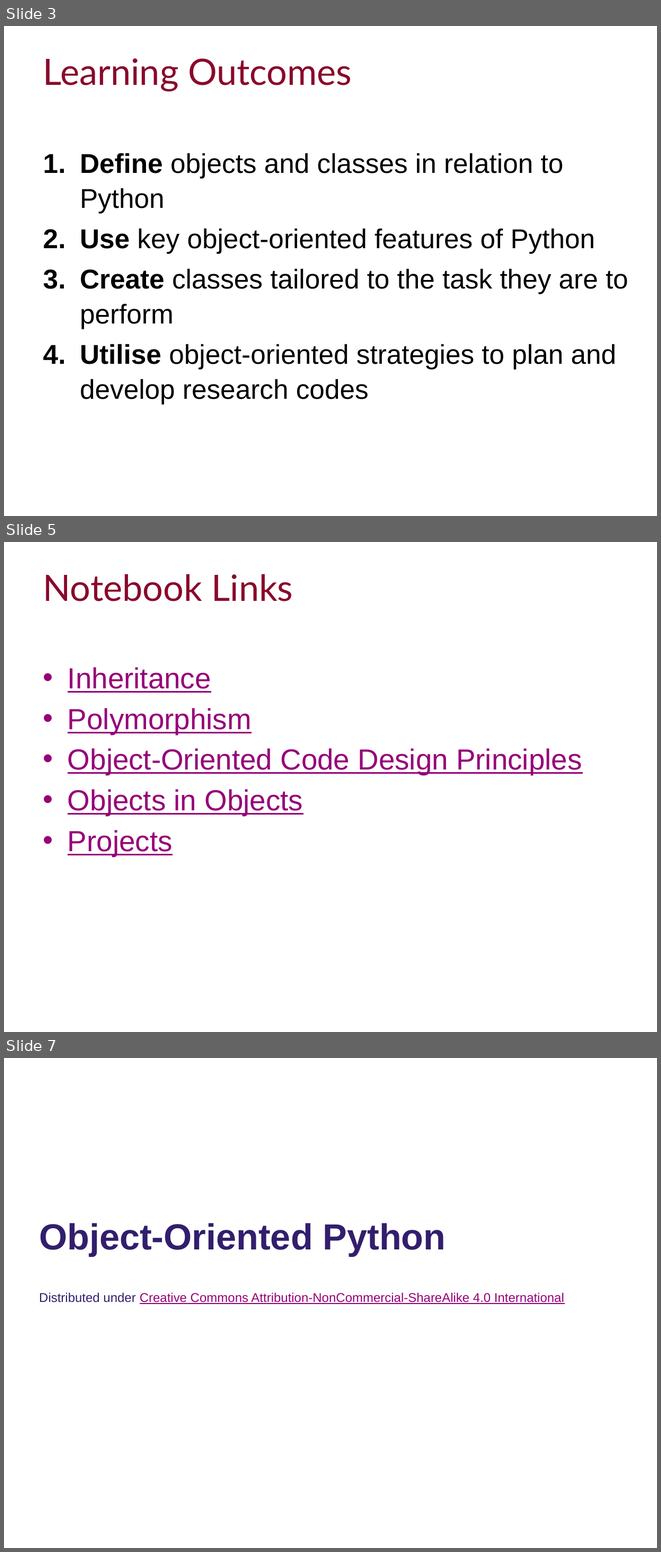
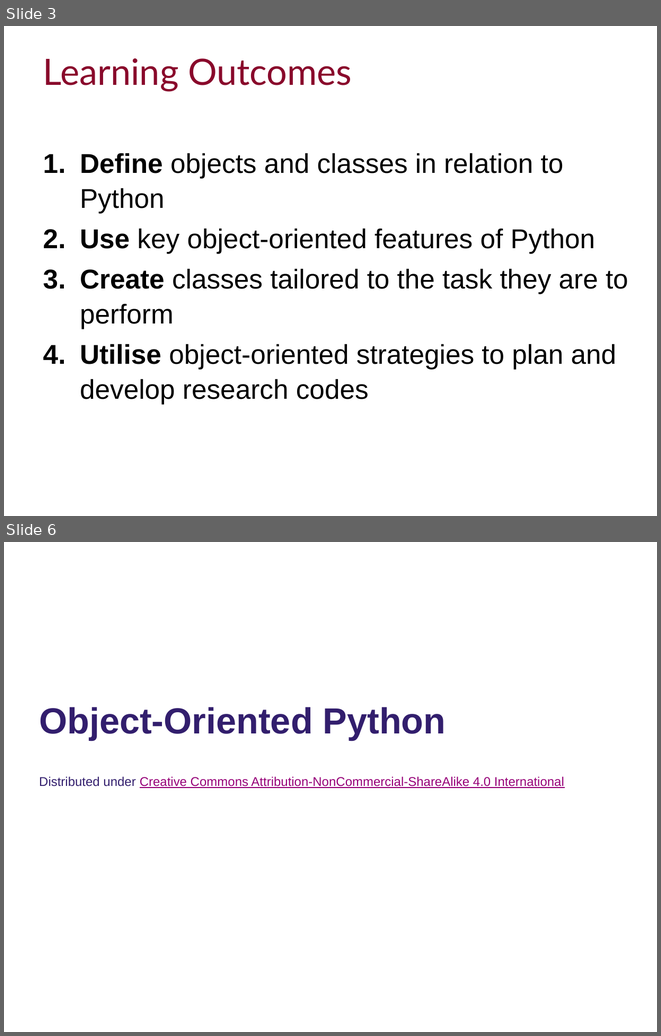
Before and after one commit to ImperialCollegeLondon/RCDS-object-oriented-python, a slide deck: Object-Oriented Python Slides.pptx. Shown one above the other, each under a label of ours: slides 3, 5 and 7 before the commit, slides 3 and 6 after it; the slides between them are not shown. The pictures are 661x1552 and 661x1036 pixels, drawn with LibreOffice and Linux fonts; fonts in the diff are those of the drawing; background and template pictures are left out. Boxes give left, top, right and bottom in pixels: in the first picture for what was removed or moved away, otherwise in the second. Text is boxed around its words. In the diff, an @@ line names an element or a change of style, - is before the commit and + after.

```diff
--- a/Object-Oriented Python Slides.pptx
+++ b/Object-Oriented Python Slides.pptx
@@ slide 5 removed at [4,542,657,1032], background #FFFFFF @@
@@ title removed at [43,574,293,601] @@
-Notebook Links
@@ text removed at [68,667,582,856] @@
-• Inheritance
-• Polymorphism
-• Object-Oriented Code Design Principles
-• Objects in Objects
-• Projects
@@ what was slide 7 is now slide 6 @@
```
Also in this commit, not shown: 2 slides changed.
